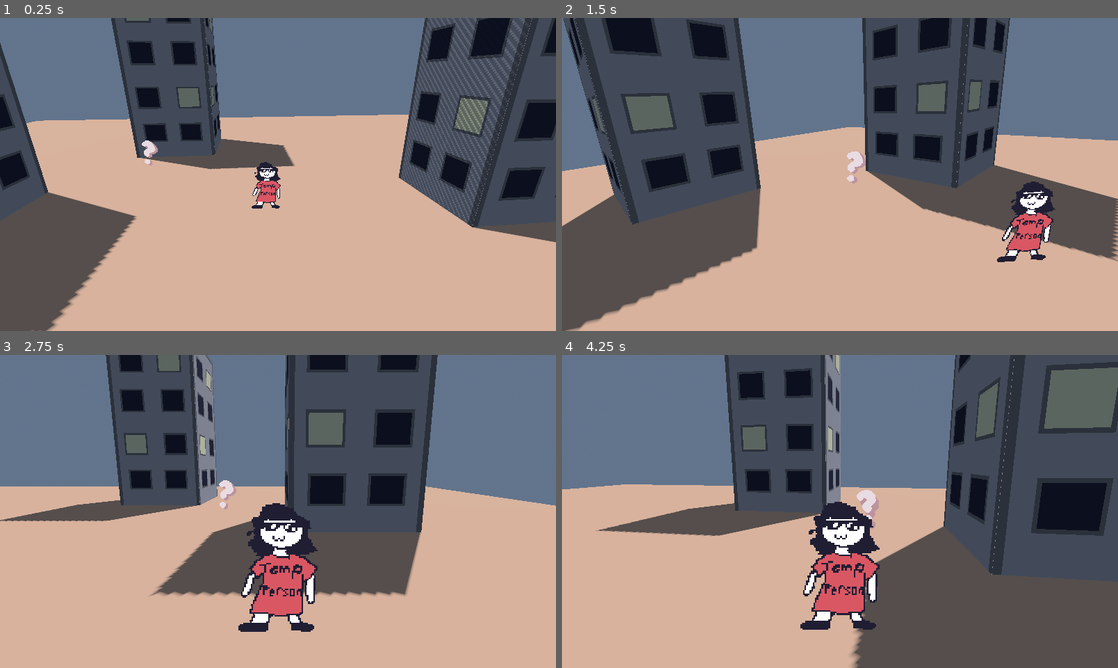
Above: before the commit, frames 1-4 (two rows, left to right).
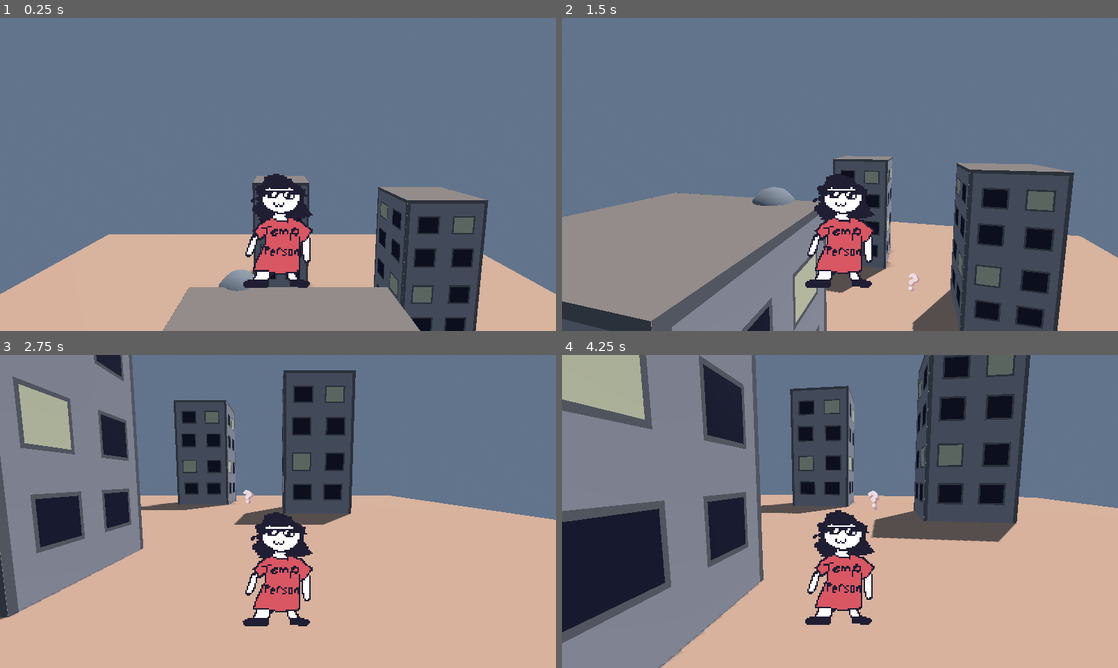
Above: after the commit, the same moments.

Repository: mothnog/RELAXING-LAKESIDE-ROBOTS
Game: Godot game, scene res://scenes/world.tscn
The game is run twice, just before and just after one commit, with the same random seed, the same clock (stepped at 60 frames per second) and the same inputs.
Inputs:
- Up to frame 1 (0.25 s): no input
- Up to frame 2 (1.5 s): hold D (right) 0.53-1.28 s; tap Down (cam_down) at 0.6 s; tap Left (cam_left) at 0.8, 1.35 s; hold S (backward) from 1.28 s (still down)
- Up to frame 3 (2.75 s): tap Right (cam_right) at 1.55, 2.1 s; release S (backward) at 2.03 s; hold D (right) from 2.03 s (still down); tap Up (cam_up) at 2.3 s
- Up to frame 4 (4.25 s): release D (right) at 2.78 s; hold W (forward) 2.78-3.53 s; tap Up (cam_up) at 2.85 s; tap Down (cam_down) at 3.05, 3.6 s; hold A (left) from 3.53 s (still down); tap Left (cam_left) at 3.8 s

The runs differ from the first frame. In frame 1, 70% of the frame differs, in the area x 0-100%, y 0-100%; in frame 2, 73%; in frame 3, 47%; in frame 4, 79%.

Commit message:
random stuff

Diff:
--- a/project.godot
+++ b/project.godot
@@ -68,8 +68,3 @@
 , Object(InputEventKey,"resource_local_to_scene":false,"resource_name":"","device":-1,"window_id":0,"alt_pressed":false …(186 unchanged characters)…
 ]
 }
-
-[rendering]
-
-renderer/rendering_method="gl_compatibility"
-renderer/rendering_method.mobile="gl_compatibility"
--- /dev/null
+++ b/scenes/interactable/garbage_pile.tscn
@@ -0,0 +1,3 @@
+[gd_scene format=3 uid="uid://bd75fyaa41cwg"]
+
+[node name="GarbagePile" type="Area3D"]
--- a/scenes/interactable/interact_question.tscn
+++ b/scenes/interactable/interact_question.tscn
@@ -36,7 +36,6 @@
 
 [node name="InteractQuestion" type="Area3D"]
 script = ExtResource("1_afyty")
-require_input = true
 
 [node name="CollisionShape3D" type="CollisionShape3D" parent="."]
 transform = Transform3D(1, 0, 0, 0, 1, 0, 0, 0, 1, 0, 0.426824, 0)
@@ -48,4 +47,4 @@
 texture_filter = 0
 sprite_frames = SubResource("SpriteFrames_xsvkd")
 autoplay = "default"
-frame_progress = 0.0251767
+frame_progress = 0.331569
--- /dev/null
+++ b/scenes/misc/shadow.tscn
@@ -0,0 +1,10 @@
+[gd_scene load_steps=2 format=3 uid="uid://cpw84yq5ergmc"]
+
+[ext_resource type="Texture2D" uid="uid://c58rm5epmd2xm" path="res://assets/misc/shadow.png" id="1_8h7oh"]
+
+[node name="Shadow" type="Decal"]
+size = Vector3(0.44, 5, 0.44)
+texture_albedo = ExtResource("1_8h7oh")
+albedo_mix = 0.33
+normal_fade = 0.999
+upper_fade = 0.0208045
--- a/scenes/player/interpolate_camera.gd
+++ b/scenes/player/interpolate_camera.gd
@@ -6,7 +6,7 @@
 @export var time: float = 2
 @export var require_movement: bool = true
 @export var current_on_start: bool = false
-@export var easing: bool = false
+@export var easing: bool = true
 
 @onready var initial_transform: Transform3D  = global_transform
 
--- a/scenes/player/player.gd
+++ b/scenes/player/player.gd
@@ -6,6 +6,7 @@
 
 
 @export var speed: float = 2
+@export var gravity: float = 0.2
 
 
 var input_dir: Vector3
@@ -35,7 +36,9 @@
 
 
 	# gravity
-	velocity.y = -2.5
+	velocity.y -= 0.2
+	if is_on_floor():
+		velocity.y = -0.01
 
 	move_and_slide()
 
--- a/scenes/player/player.tscn
+++ b/scenes/player/player.tscn
@@ -51,7 +51,7 @@
 frame_progress = 0.0984042
 
 [node name="PlayerCamera" parent="." node_paths=PackedStringArray("raycast") instance=ExtResource("4_dqkch")]
-transform = Transform3D(1, 0, 0, 0, 0.984808, 0.173648, 0, -0.173648, 0.984808, 0, 1, 1.5)
+transform = Transform3D(1, 0, 0, 0, 0.992546, 0.121869, 0, -0.121869, 0.992546, 0, 1, 1.75)
 raycast = NodePath("../RayCast3D")
 
 [node name="RayCast3D" type="RayCast3D" parent="."]
--- a/scenes/player/player_camera.gd
+++ b/scenes/player/player_camera.gd
@@ -30,28 +30,29 @@
 func _process(delta):
 	if ! Engine.is_editor_hint():
 
-		# rotating around the player
-		rotation_dir = Input.get_axis("cam_left", "cam_right")
+		if current:
+			# rotating around the player
+			rotation_dir = Input.get_axis("cam_left", "cam_right")
 
-		rotation_vel = lerp(rotation_vel, rotation_dir * rotation_speed, rotation_accel * delta)
+			rotation_vel = lerp(rotation_vel, rotation_dir * rotation_speed, rotation_accel * delta)
 
-		rotate_around -= rotation_vel * delta
+			rotate_around -= rotation_vel * delta
 
-		position = horizontal_dist * -Vector3.FORWARD.rotated(Vector3(0, 1, 0), rotate_around) + height_vec
-		rotation.y = rotate_around
+			position = horizontal_dist * -Vector3.FORWARD.rotated(Vector3(0, 1, 0), rotate_around) + height_vec
+			rotation.y = rotate_around
 
 
-		# look up/down
-		look_dir = Input.get_axis("cam_down", "cam_up")
+			# look up/down
+			look_dir = Input.get_axis("cam_down", "cam_up")
 
-		if look_dir != 0:
-			rotation.x = lerp(rotation.x, default_x_rotation + (look_dir * look_span), look_away_accel * delta)
-		else:
-			rotation.x = lerp(rotation.x, default_x_rotation, look_return_accel * delta)
+			if look_dir != 0:
+				rotation.x = lerp(rotation.x, default_x_rotation + (look_dir * look_span), look_away_accel * delta)
+			else:
+				rotation.x = lerp(rotation.x, default_x_rotation, look_return_accel * delta)
 
 
-		# colliding with walls
-		raycast.target_position = position - raycast.position
+			# colliding with walls
+			raycast.target_position = position - raycast.position
 
-		if raycast.is_colliding():
-			position = raycast.get_collision_point() - player.position + (raycast.get_collision_normal() * WALL_PADDING)
+			if raycast.is_colliding():
+				position = raycast.get_collision_point() - player.position + (raycast.get_collision_normal() * WALL_PADDING)
--- /dev/null
+++ b/scenes/robots/bird.gd
@@ -0,0 +1,44 @@
+@tool
+extends Node3D
+
+
+@onready var sprite = $CSGSphere3D
+@onready var anim = $AnimationPlayer
+
+
+
+
+@export var path_progress: float = 0
+@export var path_mirror: int = 1
+
+@export var path_height: float = 0.5
+@export var path_width: float = 2
+
+var time: float = 0
+var noise3d: NoiseTexture3D = NoiseTexture3D.new()
+@export var noise_speed: float = 0.1
+@export var noise_amplitude: Vector3 = Vector3(1, 0.2, 2)
+
+
+func _ready():
+	noise3d.noise = FastNoiseLite.new()
+
+
+func _process(delta):
+
+	if anim.is_playing(): time += noise_speed * delta
+
+	var offset = Vector3(
+		noise3d.noise.get_noise_3d(time, 0, 0) * noise_amplitude.x,
+		noise3d.noise.get_noise_3d(0, time, 0) * noise_amplitude.y,
+		noise3d.noise.get_noise_3d(0, 0, time) * noise_amplitude.z
+	)
+
+	var target_position = Vector3(
+		(path_progress * path_width) - (path_width/2) + offset.x,
+		sin(path_mirror * TAU * path_progress) * path_height + offset.y,
+		offset.z
+	)
+
+
+	sprite.position = lerp(sprite.position, target_position, 10 * delta)
--- /dev/null
+++ b/scenes/robots/bird.tscn
@@ -0,0 +1,85 @@
+[gd_scene load_steps=5 format=3 uid="uid://d3sjaioi0ueus"]
+
+[ext_resource type="Script" uid="uid://cx4gbpk4vd4k1" path="res://scenes/robots/bird.gd" id="1_8jfiy"]
+
+[sub_resource type="Animation" id="Animation_fch6v"]
+length = 0.001
+tracks/0/type = "value"
+tracks/0/imported = false
+tracks/0/enabled = true
+tracks/0/path = NodePath(".:path_progress")
+tracks/0/interp = 1
+tracks/0/loop_wrap = true
+tracks/0/keys = {
+"times": PackedFloat32Array(0),
+"transitions": PackedFloat32Array(1),
+"update": 0,
+"values": [0.0]
+}
+tracks/1/type = "value"
+tracks/1/imported = false
+tracks/1/enabled = true
+tracks/1/path = NodePath(".:path_mirror")
+tracks/1/interp = 1
+tracks/1/loop_wrap = true
+tracks/1/keys = {
+"times": PackedFloat32Array(0),
+"transitions": PackedFloat32Array(1),
+"update": 1,
+"values": [0]
+}
+
+[sub_resource type="Animation" id="Animation_8jfiy"]
+resource_name = "path"
+loop_mode = 2
+tracks/0/type = "value"
+tracks/0/imported = false
+tracks/0/enabled = true
+tracks/0/path = NodePath(".:path_progress")
+tracks/0/interp = 1
+tracks/0/loop_wrap = true
+tracks/0/keys = {
+"times": PackedFloat32Array(0, 1),
+"transitions": PackedFloat32Array(1, 1),
+"update": 0,
+"values": [0.0, 1.0]
+}
+tracks/1/type = "value"
+tracks/1/imported = false
+tracks/1/enabled = true
+tracks/1/path = NodePath(".:path_mirror")
+tracks/1/interp = 1
+tracks/1/loop_wrap = true
+tracks/1/keys = {
+"times": PackedFloat32Array(0, 1),
+"transitions": PackedFloat32Array(1, 1),
+"update": 1,
+"values": [1, -1]
+}
+
+[sub_resource type="AnimationLibrary" id="AnimationLibrary_fch6v"]
+_data = {
+&"RESET": SubResource("Animation_fch6v"),
+&"path": SubResource("Animation_8jfiy")
+}
+
+[node name="Bird" type="Node3D"]
+script = ExtResource("1_8jfiy")
+path_mirror = 0
+path_height = 0.3
+noise_speed = 50.0
+noise_amplitude = Vector3(1, 0.2, 1)
+
+[node name="AnimationPlayer" type="AnimationPlayer" parent="."]
+libraries = {
+&"": SubResource("AnimationLibrary_fch6v")
+}
+autoplay = "path"
+speed_scale = 0.8
+
+[node name="CSGSphere3D" type="CSGSphere3D" parent="."]
+transform = Transform3D(1, 0, 0, 0, 1, 0, 0, 0, 1, 0.800003, -0.152665, -0.111078)
+radius = 0.25
+
+[node name="Camera3D" type="Camera3D" parent="."]
+transform = Transform3D(1, 0, 0, 0, 1, 0, 0, 0, 1, 0, 0, 1.74621)
--- a/scenes/world.tscn
+++ b/scenes/world.tscn
@@ -3,7 +3,7 @@
 [ext_resource type="PackedScene" uid="uid://7ywfju4yjrve" path="res://scenes/player/player.tscn" id="1_nnsk1"]
 [ext_resource type="Texture2D" uid="uid://b0smq1iefth8o" path="res://assets/tmp/building.png" id="2_rwgxs"]
 [ext_resource type="PackedScene" uid="uid://dlwuufevvxlfw" path="res://scenes/interactable/interact_question.tscn" id="3_4wyf3"]
-[ext_resource type="PackedScene" uid="uid://81qdrxre4gkd" path="res://scenes/player/interpolate_camera.tscn" id="4_k0juu"]
+[ext_resource type="PackedScene" uid="uid://d3sjaioi0ueus" path="res://scenes/robots/bird.tscn" id="4_k0juu"]
 
 [sub_resource type="StandardMaterial3D" id="StandardMaterial3D_nnsk1"]
 shading_mode = 2
@@ -62,7 +62,7 @@
 shape = SubResource("HeightMapShape3D_nnsk1")
 
 [node name="Player" parent="." instance=ExtResource("1_nnsk1")]
-transform = Transform3D(1, 0, 0, 0, 1, 0, 0, 0, 1, 0, 0.60708, 0)
+transform = Transform3D(1, 0, 0, 0, 1, 0, 0, 0, 1, 0, 4.86045, 3.70382)
 
 [node name="Building" type="Node3D" parent="."]
 transform = Transform3D(1, 0, 0, 0, 1, 0, 0, 0, 1, 4.22927, 2, -2.15455)
@@ -178,8 +178,5 @@
 [node name="InteractQuestion" parent="." instance=ExtResource("3_4wyf3")]
 transform = Transform3D(1, 0, 0, 0, 1, 0, 0, 0, 1, 2.05591, 0, -2.42764)
 
-[node name="InterpolateCamera" parent="." node_paths=PackedStringArray("player") instance=ExtResource("4_k0juu")]
-transform = Transform3D(-0.111677, 0.345709, -0.931673, 0, 0.937537, 0.347885, 0.993745, 0.0388508, -0.104701, -3.93126, 2.05031, -0.255987)
-player = NodePath("../Player")
-current_on_start = true
-easing = true
+[node name="Bird" parent="." instance=ExtResource("4_k0juu")]
+transform = Transform3D(1, 0, 0, 0, 1, 0, 0, 0, 1, 0, 3.68247, 2.72839)
Binary file added: assets/misc/shadow.png
Not shown, added: assets/misc/shadow.png.import
Not shown, added: scenes/robots/bird.gd.uid
